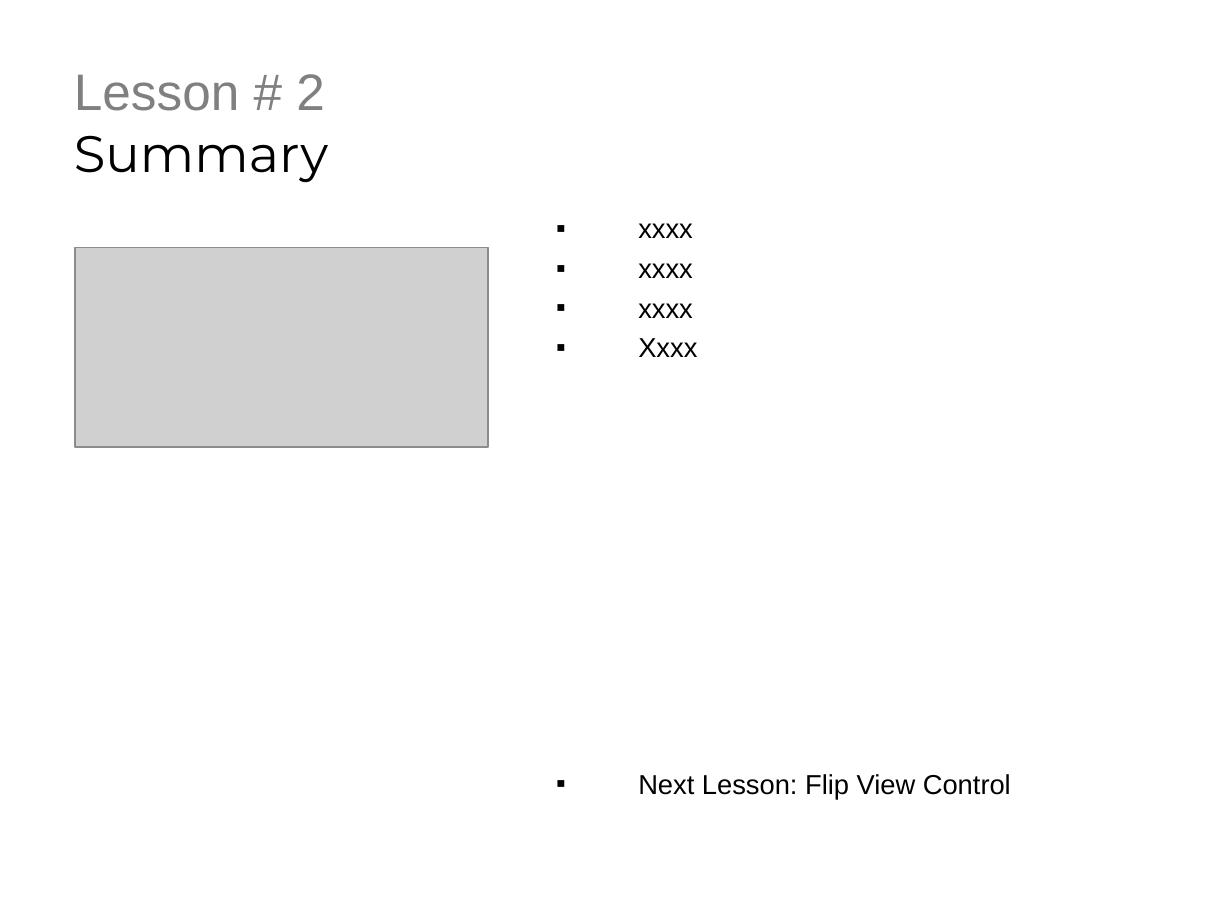
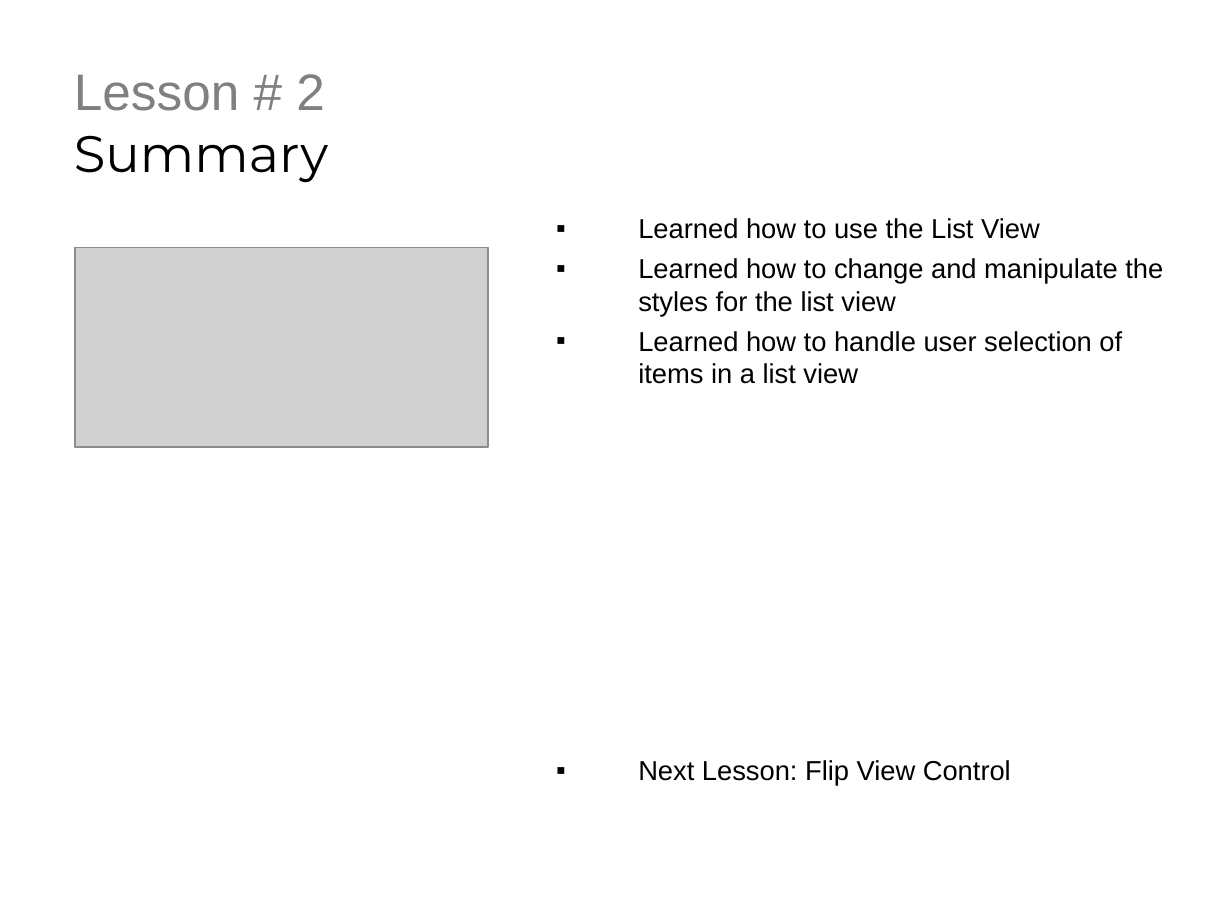
Before and after one commit to derikwhittaker/LiveLessons.WinRT, a slide deck: slide 3 of Chapter.4.UserControls/Lesson.2.ListView/Chapter4.Lesson2.ppt. Drawn at 1232x924 pixels with LibreOffice and Linux fonts; fonts in the diff are those of the drawing; grey boxes stand for pictures; background and template pictures are left out. Boxes give left, top, right and bottom in pixels: in the first picture for what was removed or moved away, otherwise in the second. Text is boxed around its words. In the diff, an @@ line names an element or a change of style, - is before the commit and + after.

Commit message:
Changed the ppt

```diff
--- a/Chapter.4.UserControls/Lesson.2.ListView/Chapter4.Lesson2.ppt
+++ b/Chapter.4.UserControls/Lesson.2.ListView/Chapter4.Lesson2.ppt
@@ text at (638,218,1163,384): text changed @@
-▪ xxxx
-▪ xxxx
-▪ xxxx
-▪ Xxxx
+▪ Learned how to use the List View
+▪ Learned how to change and manipulate the styles for the list view
+▪ Learned how to handle user selection of items in a list view
```
Also in this commit, not shown: 1 other slide changed.
